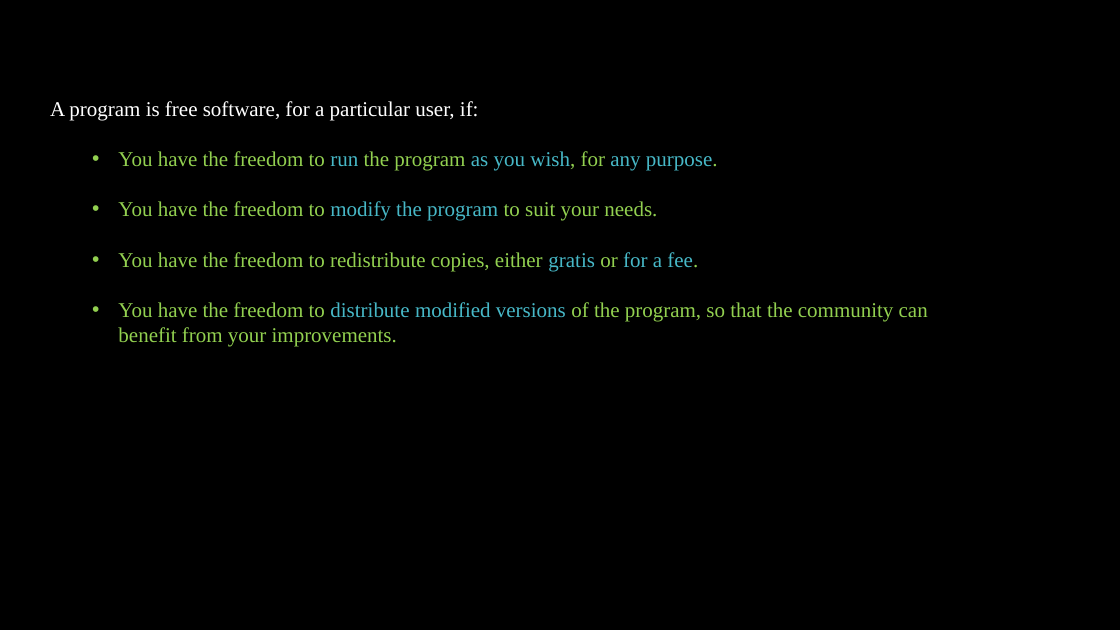
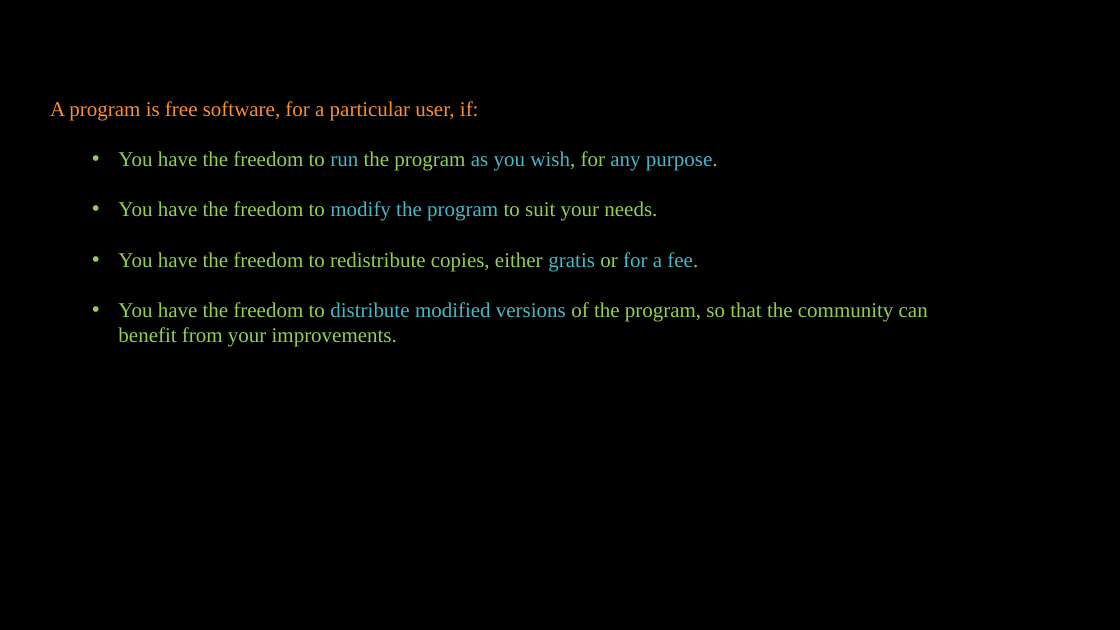
Before and after one commit to linuxfestival/introduction-to-linux-resources, a slide deck: slide 10 of amirkabir_linux_festival.pptx (slide 9 before the commit). Drawn at 1120x630 pixels with LibreOffice and Linux fonts; fonts in the diff are those of the drawing. Boxes give left, top, right and bottom in pixels: in the first picture for what was removed or moved away, otherwise in the second. Text is boxed around its words. In the diff, an @@ line names an element or a change of style, - is before the commit and + after.

```diff
--- a/amirkabir_linux_festival.pptx
+++ b/amirkabir_linux_festival.pptx
@@ text at <box>50,101,479,120</box>: text colour #FFFFFF to #FA8F30 in "A program is free software, for a ..." @@
```
Also in this commit, not shown: 4 other slides changed, 2 slides added, 1 slide removed.
